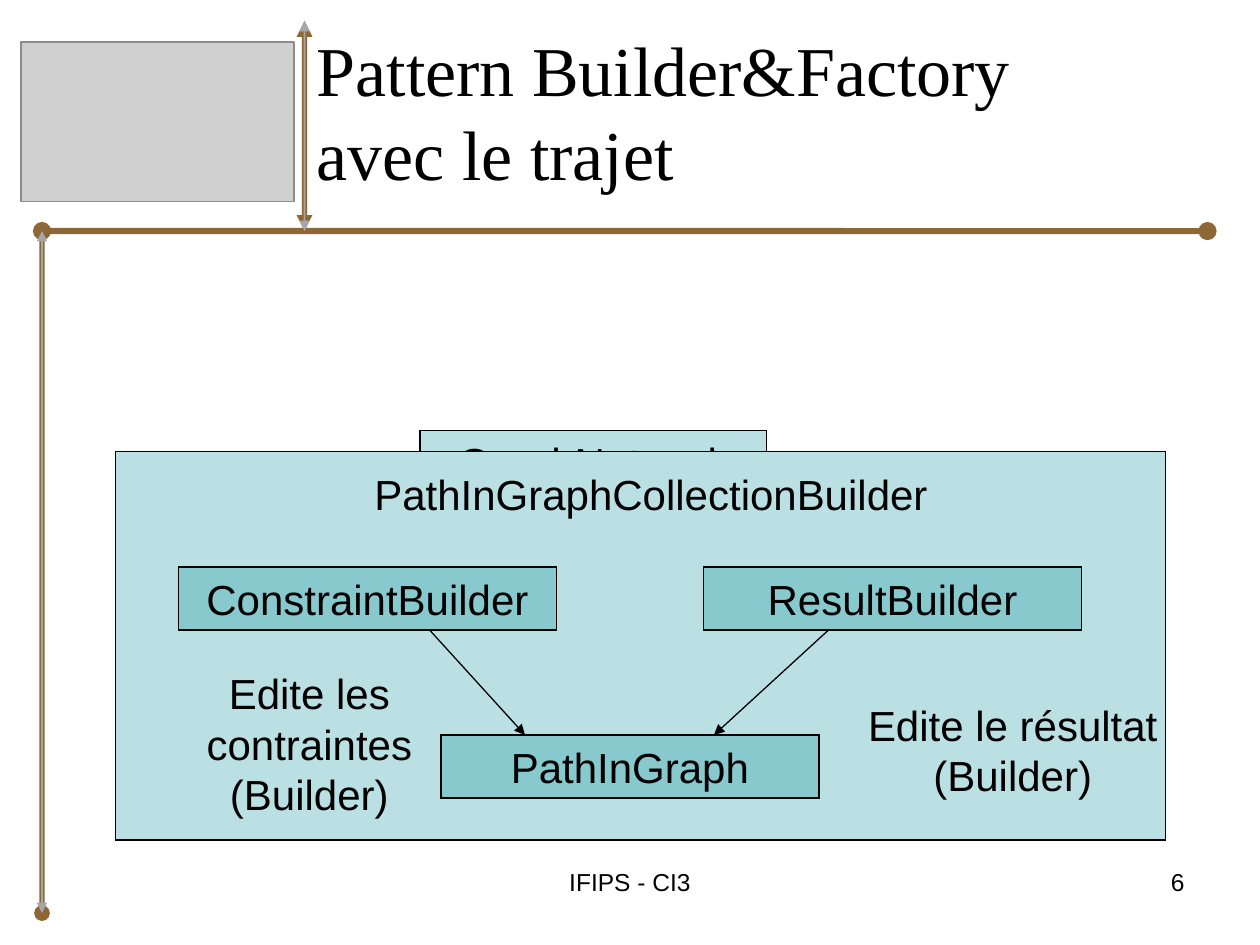
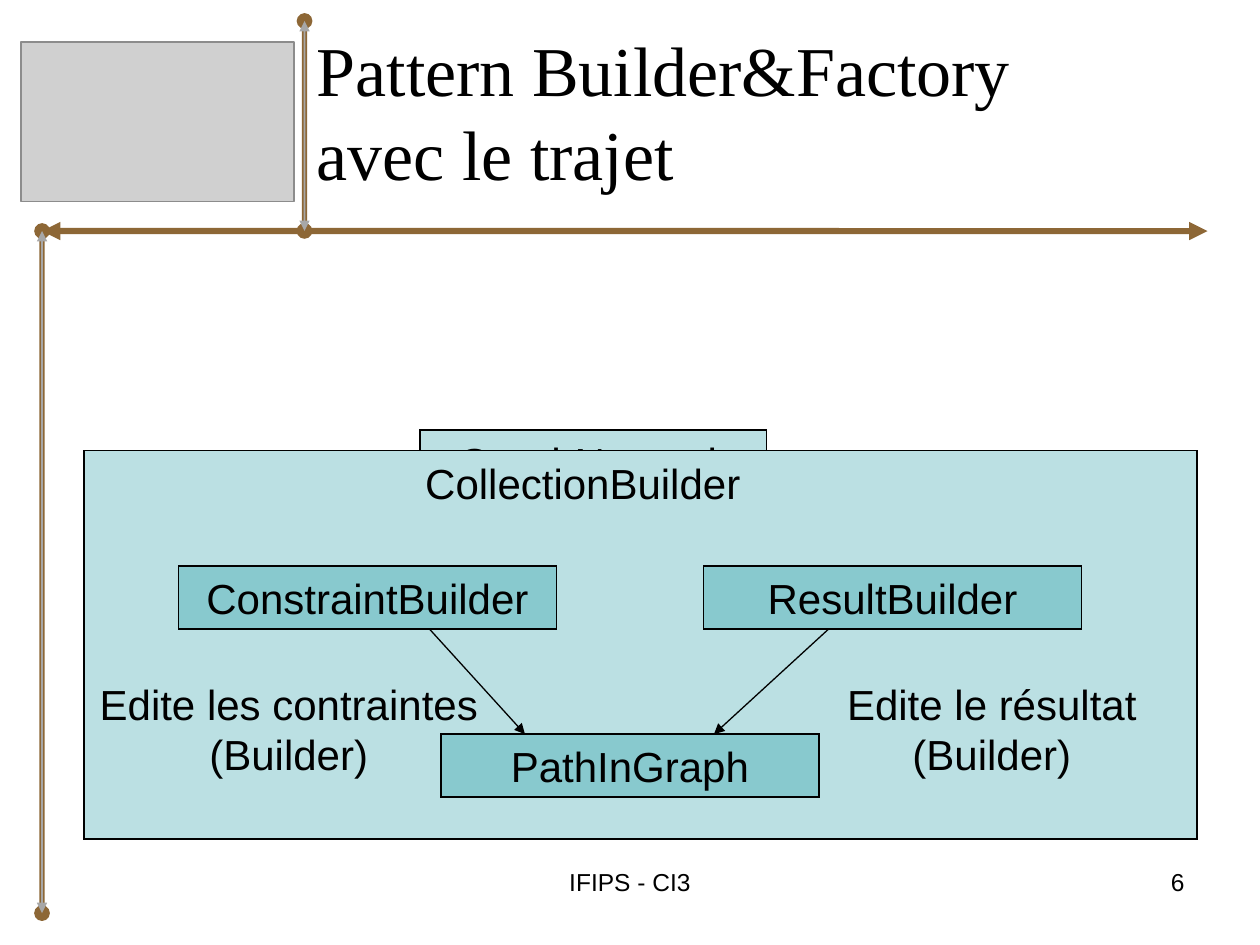
Before and after one commit to bryan-brancotte/projetgl-2008, a slide deck: slide 6 of doc/Soutenance/iGo_Soutenance_Bryan.ppt. Drawn at 1260x945 pixels with LibreOffice and Linux fonts; fonts in the diff are those of the drawing; grey boxes stand for pictures. Boxes give left, top, right and bottom in pixels: in the first picture for what was removed or moved away, otherwise in the second. Text is boxed around its words. In the diff, an @@ line names an element or a change of style, - is before the commit and + after.

```diff
--- a/doc/Soutenance/iGo_Soutenance_Bryan.ppt
+++ b/doc/Soutenance/iGo_Soutenance_Bryan.ppt
@@ double arrow (305, 231) - (305, 21): arrowheads changed @@
@@ double arrow (42, 231) - (1207, 231): arrowheads changed @@
@@ rectangle: place and size @@
-rectangle at <box>116,451,1166,839</box>
+rectangle at <box>84,451,1197,839</box>
@@ text removed at <box>374,479,927,518</box> @@
-PathInGraphCollectionBuilder
@@ text added at <box>425,468,740,500</box>, 24 pt, text #000000 @@
+CollectionBuilder
@@ text "Edite les contraintes (Builder)" rewrapped from <box>207,678,412,819</box> to <box>100,689,477,779</box> @@
@@ text "Edite le résultat (Builder)": place and size @@
-text "Edite le résultat (Builder)" at <box>868,710,1158,800</box>
+text "Edite le résultat (Builder)" at <box>847,689,1137,779</box>
```
Also in this commit, not shown: 8 other slides changed.
